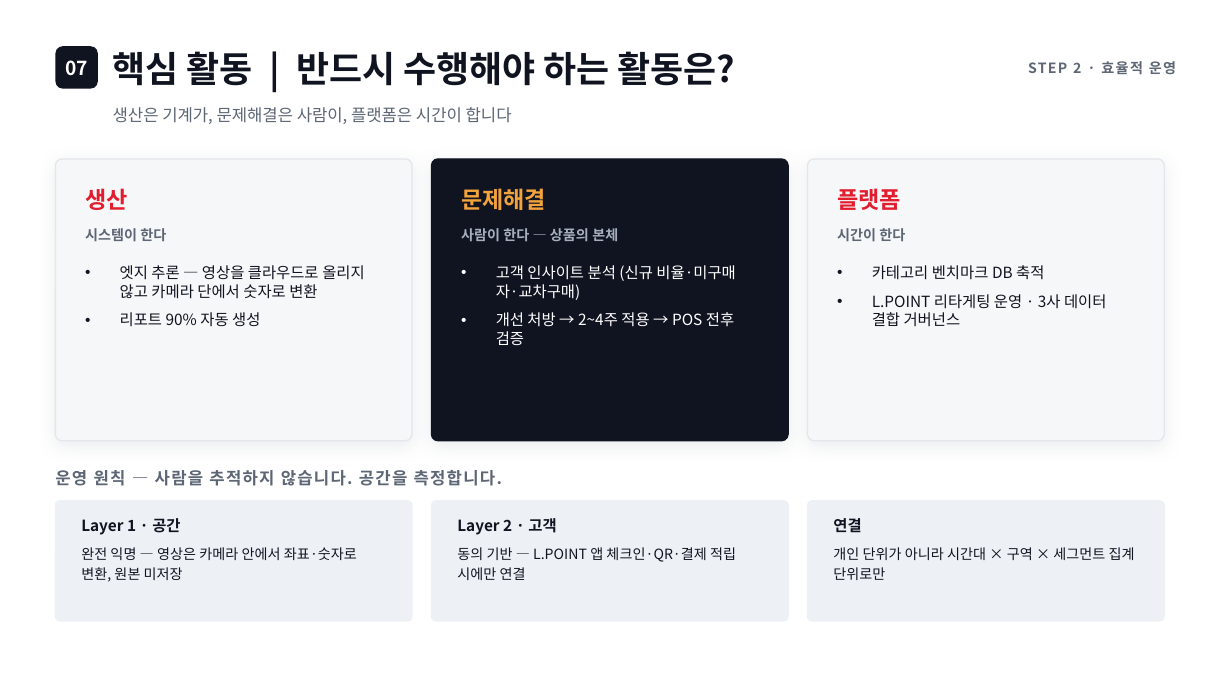
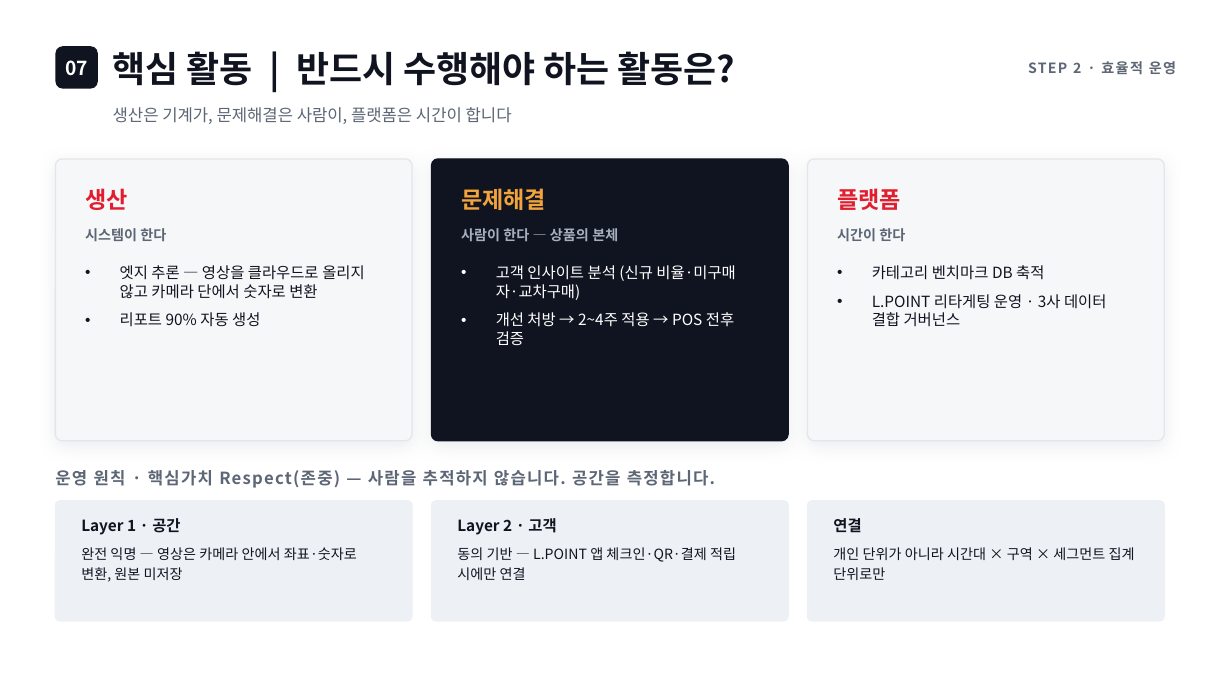
Before and after one commit to neti84-design/LMBA, a slide deck: slide 12 of LGA_롯데신사업_발표.pptx (slide 11 before the commit). Drawn at 1232x693 pixels with LibreOffice and Linux fonts; fonts in the diff are those of the drawing. Boxes give left, top, right and bottom in pixels: in the first picture for what was removed or moved away, otherwise in the second. Text is boxed around its words. In the diff, an @@ line names an element or a change of style, - is before the commit and + after.

```diff
--- a/LGA_롯데신사업_발표.pptx
+++ b/LGA_롯데신사업_발표.pptx
@@ text at box(55, 470, 715, 488): text changed @@
-운영 원칙 — 사람을 추적하지 않습니다. 공간을 측정합니다.
+운영 원칙 · 핵심가치 Respect(존중) — 사람을 추적하지 않습니다. 공간을 측정합니다.
```
Also in this commit, not shown: 11 other slides changed, 1 slide added, 6 other files.
